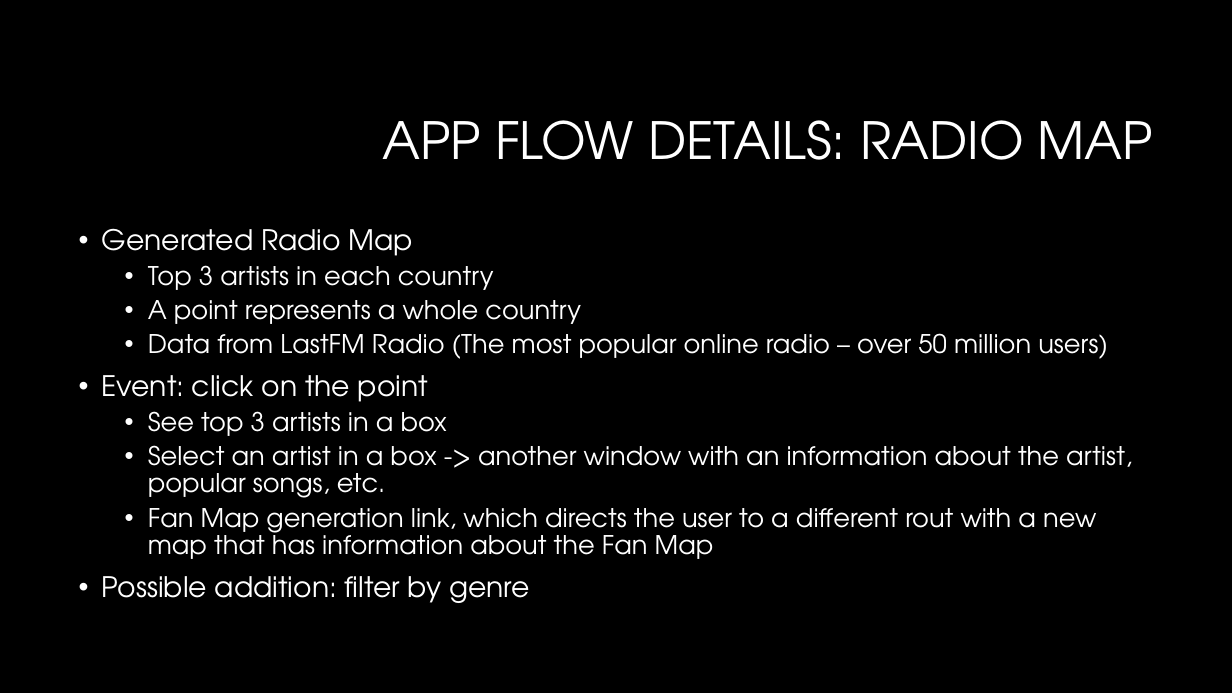
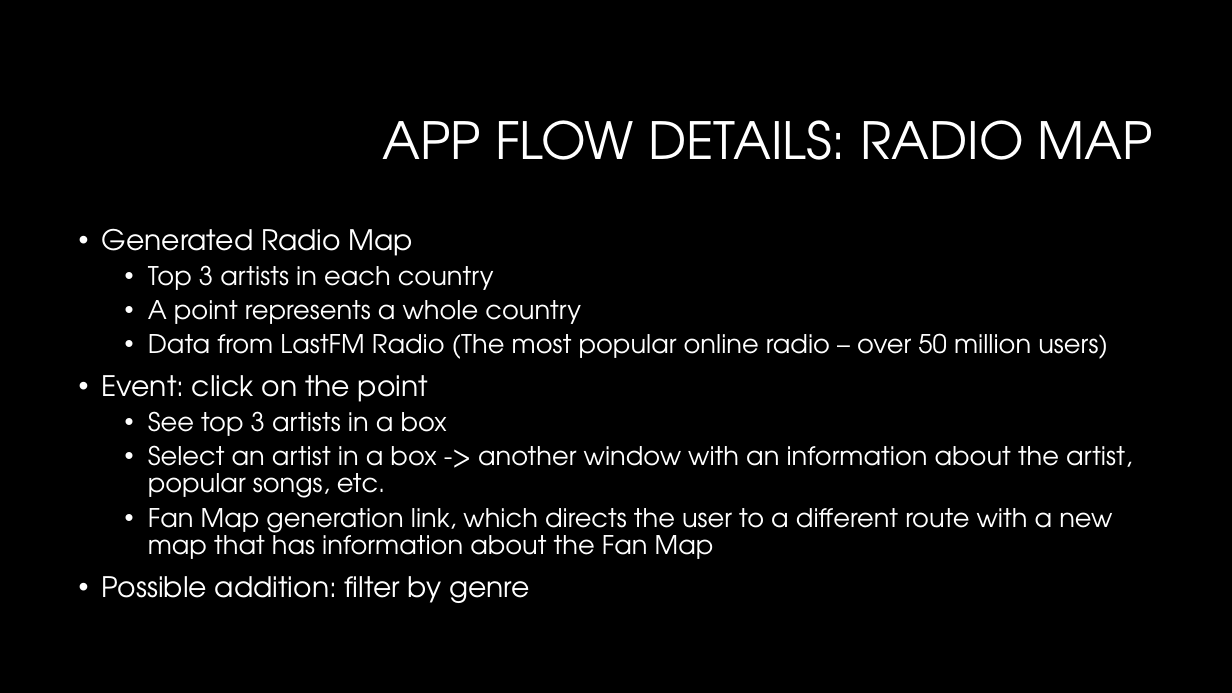
Before and after one commit to DalerAsrorov/FanMap, a slide deck: slide 4 of docs/Project Overview.pptx. Drawn at 1232x693 pixels with LibreOffice and Linux fonts; fonts in the diff are those of the drawing; background and template pictures are left out. Boxes give left, top, right and bottom in pixels: in the first picture for what was removed or moved away, otherwise in the second. Text is boxed around its words. In the diff, an @@ line names an element or a change of style, - is before the commit and + after.

```diff
--- a/docs/Project Overview.pptx
+++ b/docs/Project Overview.pptx
@@ text at [148,508,1112,559]: text changed @@
-  • Fan Map generation link, which directs the user to a different rout with a new map that has information about the Fan Map
+  • Fan Map generation link, which directs the user to a different route with a new map that has information about the Fan Map
```
Also in this commit, not shown: 1 other slide changed, 1 other file.
